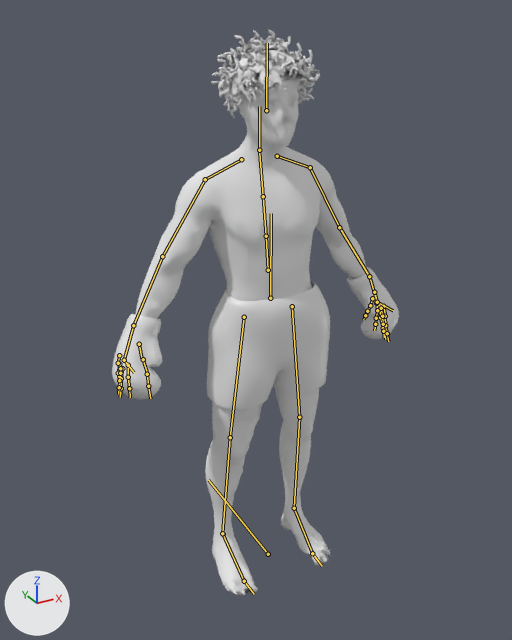
Before and after pictures for a commit that changed the FBX model Assets/Models/Boxer/Boxer.fbx.
The view is the same before and after, from a 50 mm camera at (-1.17, -2.03, 2.09) aimed at (-0.04, 0.02, 1.07). The lights are fixed; the arrows at lower left show +X, +Y and +Z. The picture after the commit comes second. The bones that change, and the others that lie on the model, are drawn over the model as lines.

Objects in the first picture: 'FinalBaseMesh.001'.
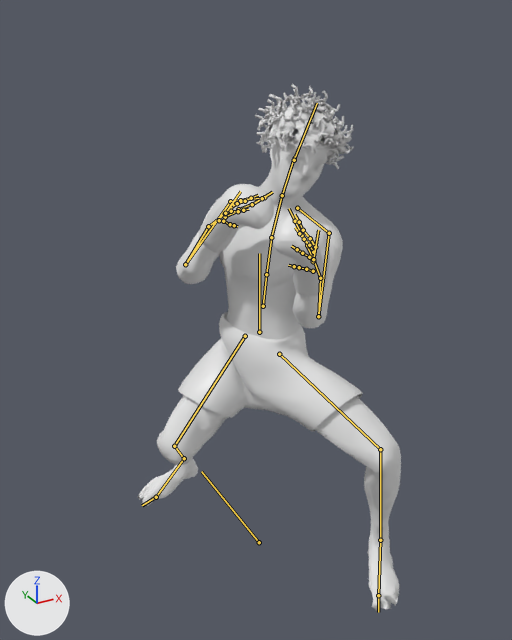
The newer file adds an action. The first version stands in its rest pose; the second is drawn at frame 9 of the action 'Armature.001|Armature.DashBackward'.

Boxes [x1, y1, x2, y2] around the edits, measured in the pictures (512 x 640 px):
'FinalBaseMesh.001', posed (8% narrower, 7% shorter)
    before: [112, 30, 399, 596]
    after: [138, 84, 401, 611]
bone 'mixamorig:Hips.001', root to tip
    before: (268, 554) to (208, 480)
    after: (259, 542) to (201, 471)
bone 'mixamorig:Hips', root to tip
    before: (270, 298) to (271, 213)
    after: (259, 332) to (259, 253)
bone 'mixamorig:Spine2', root to tip
    before: (263, 196) to (259, 152)
    after: (271, 237) to (281, 197)
bone 'mixamorig:Neck', root to tip
    before: (259, 150) to (259, 106)
    after: (282, 195) to (294, 156)
bone 'mixamorig:Head', root to tip
    before: (266, 110) to (267, 43)
    after: (294, 160) to (317, 103)
bone 'mixamorig:LeftArm', root to tip
    before: (310, 167) to (339, 227)
    after: (329, 233) to (318, 316)
bone 'mixamorig:LeftForeArm', root to tip
    before: (339, 227) to (369, 276)
    after: (318, 316) to (320, 278)
bone 'mixamorig:RightArm', root to tip
    before: (205, 179) to (162, 256)
    after: (230, 201) to (185, 264)
bone 'mixamorig:RightForeArm', root to tip
    before: (162, 256) to (133, 325)
    after: (185, 264) to (208, 226)
bone 'mixamorig:LeftUpLeg', root to tip
    before: (292, 306) to (299, 417)
    after: (279, 354) to (380, 449)
bone 'mixamorig:LeftLeg', root to tip
    before: (299, 417) to (294, 508)
    after: (380, 449) to (380, 540)
bone 'mixamorig:RightUpLeg', root to tip
    before: (244, 317) to (230, 437)
    after: (245, 336) to (174, 446)
bone 'mixamorig:RightLeg', root to tip
    before: (230, 437) to (222, 533)
    after: (174, 446) to (184, 458)
bone 'mixamorig:LeftLegIK', root to tip
    before: (294, 508) to (294, 508)
    after: (380, 540) to (380, 540)
bone 'mixamorig:RightLegIK', root to tip
    before: (223, 534) to (222, 533)
    after: (184, 458) to (184, 458)

What changed in the scene script:
```text
Change bone_mixamorig_hips_001:
    where bone_mixamorig_hips_001 = bpy.data.objects['Armature.001'].pose.bones['mixamorig:Hips.001']
    bone_mixamorig_hips_001.location: (0.0, 0.0, 0.0) -> (0.0, 0.79, 0.0)
Change bone_mixamorig_hips:
    where bone_mixamorig_hips = bpy.data.objects['Armature.001'].pose.bones['mixamorig:Hips']  # child of 'mixamorig:Hips.001'
    bone_mixamorig_hips.location: (0.0, 0.0, 0.0) -> (0.0, -1.64, 0.0)
    bone_mixamorig_hips.rotation_quaternion: (1.0, 0.0, 0.0, 0.0) -> (0.773, 0.0, -0.635, 0.0)  # degrees (0, 0, 0) -> degrees (0, -79, 0)
Change bone_mixamorig_spine2:
    where bone_mixamorig_spine2 = bpy.data.objects['Armature.001'].pose.bones['mixamorig:Spine2']  # child of 'mixamorig:Spine1'
    bone_mixamorig_spine2.rotation_quaternion: (1.0, 0.0, 0.0, 0.0) -> (0.981, -0.045, 0.184, -0.044)  # degrees (0, 0, 0) -> degrees (-6, 21, -6)
Change bone_mixamorig_neck:
    where bone_mixamorig_neck = bpy.data.objects['Armature.001'].pose.bones['mixamorig:Neck']  # child of 'mixamorig:Spine2'
    bone_mixamorig_neck.rotation_quaternion: (1.0, 0.0, 0.0, 0.0) -> (0.972, -0.054, 0.221, -0.052)  # degrees (0, 0, 0) -> degrees (-8, 25, -8)
Change bone_mixamorig_head:
    where bone_mixamorig_head = bpy.data.objects['Armature.001'].pose.bones['mixamorig:Head']  # child of 'mixamorig:Neck'
    bone_mixamorig_head.rotation_quaternion: (1.0, 0.0, 0.0, 0.0) -> (0.97, 0.078, 0.231, -0.019)  # degrees (0, 0, 0) -> degrees (9, 27, 0)
Change bone_mixamorig_leftarm:
    where bone_mixamorig_leftarm = bpy.data.objects['Armature.001'].pose.bones['mixamorig:LeftArm']  # child of 'mixamorig:LeftShoulder'
    bone_mixamorig_leftarm.rotation_quaternion: (1.0, 0.0, 0.0, 0.0) -> (0.947, 0.191, -0.206, 0.159)  # degrees (0, 0, 0) -> degrees (19, -27, 14)
Change bone_mixamorig_leftforearm:
    where bone_mixamorig_leftforearm = bpy.data.objects['Armature.001'].pose.bones['mixamorig:LeftForeArm']  # child of 'mixamorig:LeftArm'
    bone_mixamorig_leftforearm.rotation_quaternion: (1.0, 0.0, 0.0, 0.0) -> (0.578, -0.057, 0.0, 0.814)  # degrees (0, 0, 0) -> degrees (-4, 5, 109)
Change bone_mixamorig_rightarm:
    where bone_mixamorig_rightarm = bpy.data.objects['Armature.001'].pose.bones['mixamorig:RightArm']  # child of 'mixamorig:RightShoulder'
    bone_mixamorig_rightarm.rotation_quaternion: (1.0, 0.0, 0.0, 0.0) -> (0.901, 0.071, -0.117, -0.412)  # degrees (0, 0, 0) -> degrees (13, -9, -50)
Change bone_mixamorig_rightforearm:
    where bone_mixamorig_rightforearm = bpy.data.objects['Armature.001'].pose.bones['mixamorig:RightForeArm']  # child of 'mixamorig:RightArm'
    bone_mixamorig_rightforearm.rotation_quaternion: (1.0, 0.0, 0.0, 0.0) -> (0.629, -0.055, 0.0, -0.775)  # degrees (0, 0, 0) -> degrees (-4, -5, -102)
Change bone_mixamorig_leftupleg:
    where bone_mixamorig_leftupleg = bpy.data.objects['Armature.001'].pose.bones['mixamorig:LeftUpLeg']  # child of 'mixamorig:Hips'
    bone_mixamorig_leftupleg.rotation_quaternion: (1.0, 0.0, 0.0, 0.0) -> (0.841, 0.046, -0.297, 0.449)  # degrees (0, 0, 0) -> degrees (-13, -33, 60)
Change bone_mixamorig_leftleg:
    where bone_mixamorig_leftleg = bpy.data.objects['Armature.001'].pose.bones['mixamorig:LeftLeg']  # child of 'mixamorig:LeftUpLeg'
    bone_mixamorig_leftleg.rotation_quaternion: (1.0, 0.0, 0.0, 0.0) -> (0.877, -0.299, 0.0, -0.376)  # degrees (0, 0, 0) -> degrees (-33, -13, -43)
Change bone_mixamorig_rightupleg:
    where bone_mixamorig_rightupleg = bpy.data.objects['Armature.001'].pose.bones['mixamorig:RightUpLeg']  # child of 'mixamorig:Hips'
    bone_mixamorig_rightupleg.rotation_quaternion: (1.0, 0.0, 0.0, 0.0) -> (0.696, 0.308, -0.607, -0.228)  # degrees (0, 0, 0) -> degrees (84, -45, -77)
Change bone_mixamorig_rightleg:
    where bone_mixamorig_rightleg = bpy.data.objects['Armature.001'].pose.bones['mixamorig:RightLeg']  # child of 'mixamorig:RightUpLeg'
    bone_mixamorig_rightleg.rotation_quaternion: (1.0, 0.0, 0.0, 0.0) -> (0.794, -0.405, 0.0, 0.453)  # degrees (0, 0, 0) -> degrees (-44, 22, 51)
Change bone_mixamorig_leftlegik:
    where bone_mixamorig_leftlegik = bpy.data.objects['Armature.001'].pose.bones['mixamorig:LeftLegIK']  # child of 'mixamorig:Hips.001'
    bone_mixamorig_leftlegik.location: (0.0, 0.0, 0.0) -> (-1.35, -4.77, -1.75)
    bone_mixamorig_leftlegik.rotation_quaternion: (1.0, 0.0, 0.0, 0.0) -> (0.956, 0.012, -0.053, 0.289)  # degrees (0, 0, 0) -> degrees (0, -6, 34)
Change bone_mixamorig_rightlegik:
    where bone_mixamorig_rightlegik = bpy.data.objects['Armature.001'].pose.bones['mixamorig:RightLegIK']  # child of 'mixamorig:Hips.001'
    bone_mixamorig_rightlegik.location: (0.0, 0.0, 0.0) -> (0.03, 3.24, -0.81)
    bone_mixamorig_rightlegik.rotation_quaternion: (1.0, 0.0, 0.0, 0.0) -> (0.787, -0.024, -0.111, 0.606)  # degrees (0, 0, 0) -> degrees (-10, -8, 76)
```
